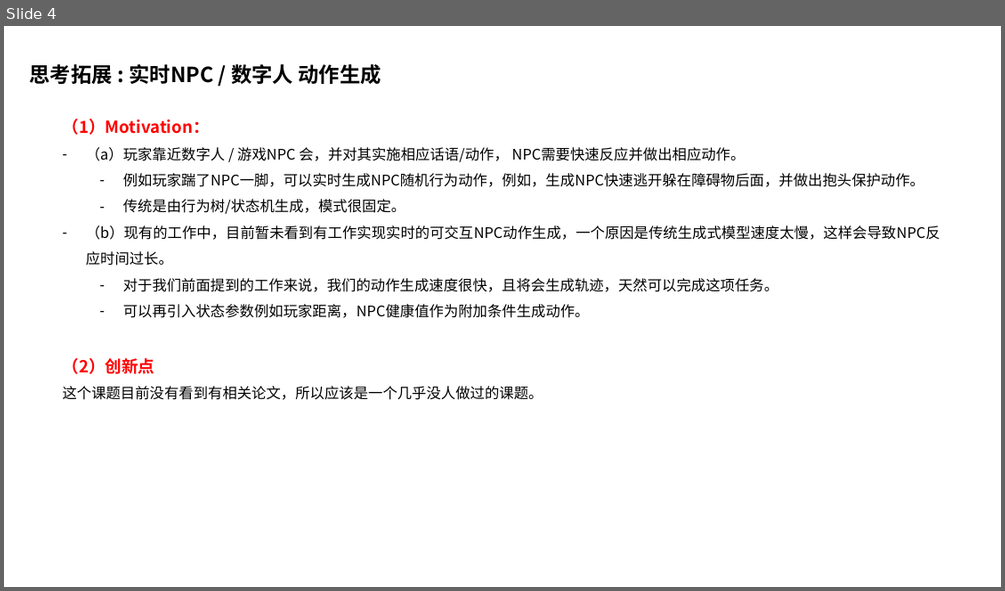
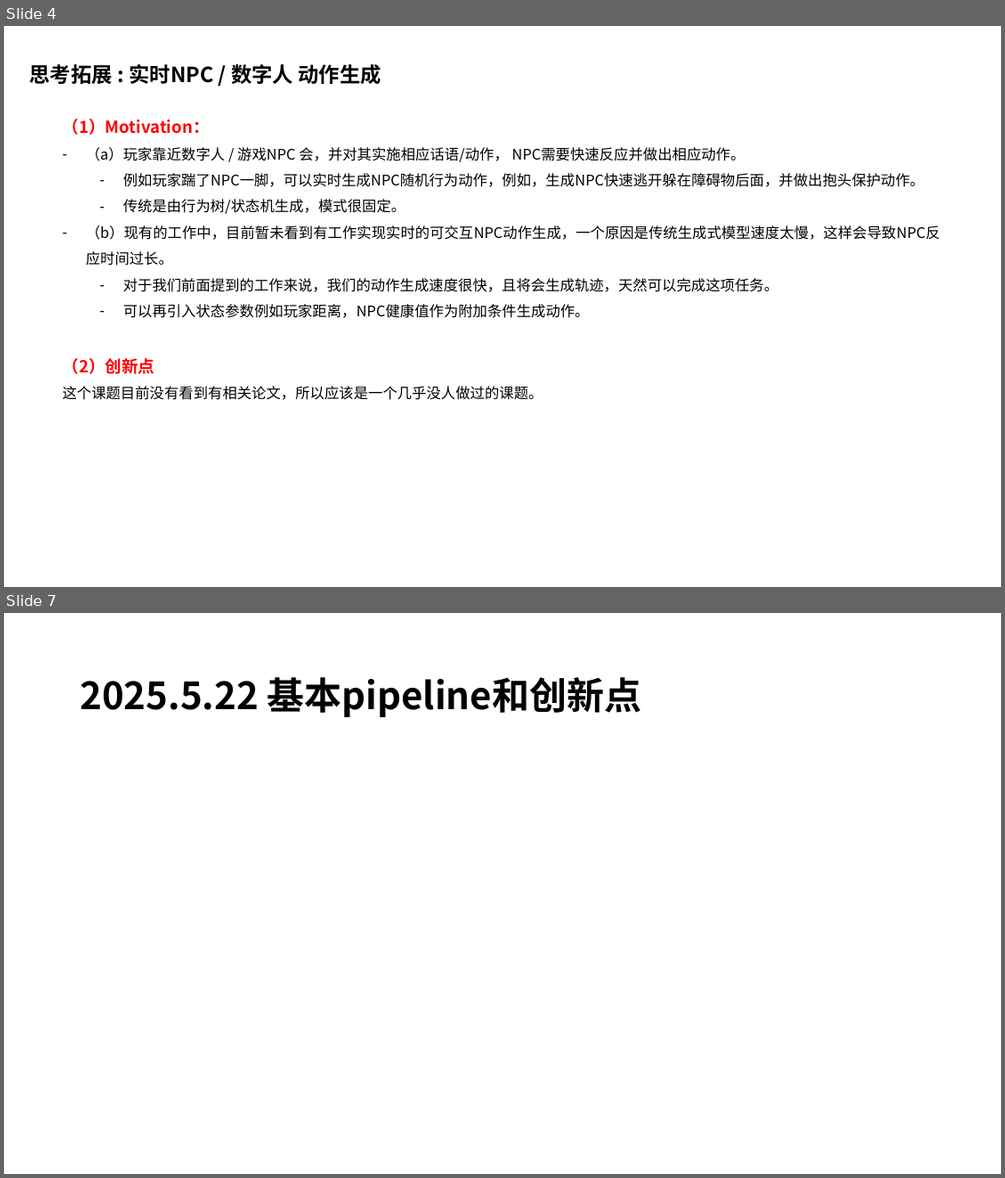
Before and after one commit to YYHHOrganization/PrepareForWorkNotes, a slide deck: AI/动作生成/创新点探究/动作生成Motivation.pptx. Shown one above the other, each under a label of ours: slide 4 before the commit, slides 4 and 7 after it; the slides between them are not shown. The pictures are 1005x591 and 1005x1178 pixels, drawn with LibreOffice and Linux fonts; fonts in the diff are those of the drawing. Boxes give left, top, right and bottom in pixels: in the first picture for what was removed or moved away, otherwise in the second. Text is boxed around its words. In the diff, an @@ line names an element or a change of style, - is before the commit and + after.

```diff
--- a/AI/动作生成/创新点探究/动作生成Motivation.pptx
+++ b/AI/动作生成/创新点探究/动作生成Motivation.pptx
@@ slide 7 added at <box>4,613,1001,1174</box>, background #FFFFFF @@
@@ title added at <box>80,677,642,717</box>, 36 pt, text #000000, bold @@
+2025.5.22 基本pipeline和创新点
```
Also in this commit, not shown: 2 other slides added, 1 other file.
